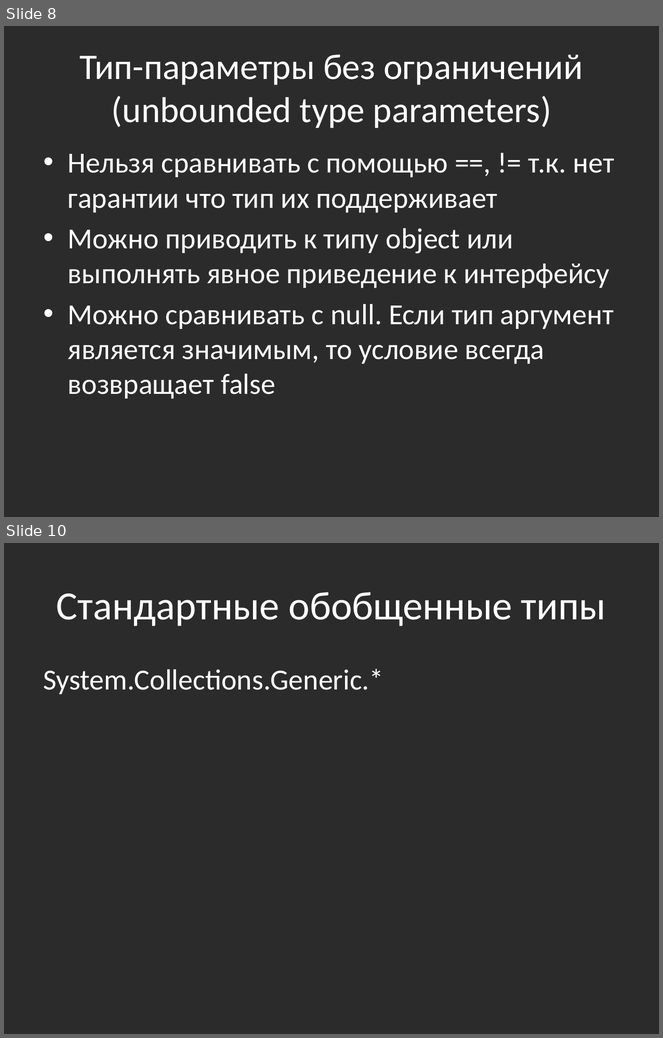
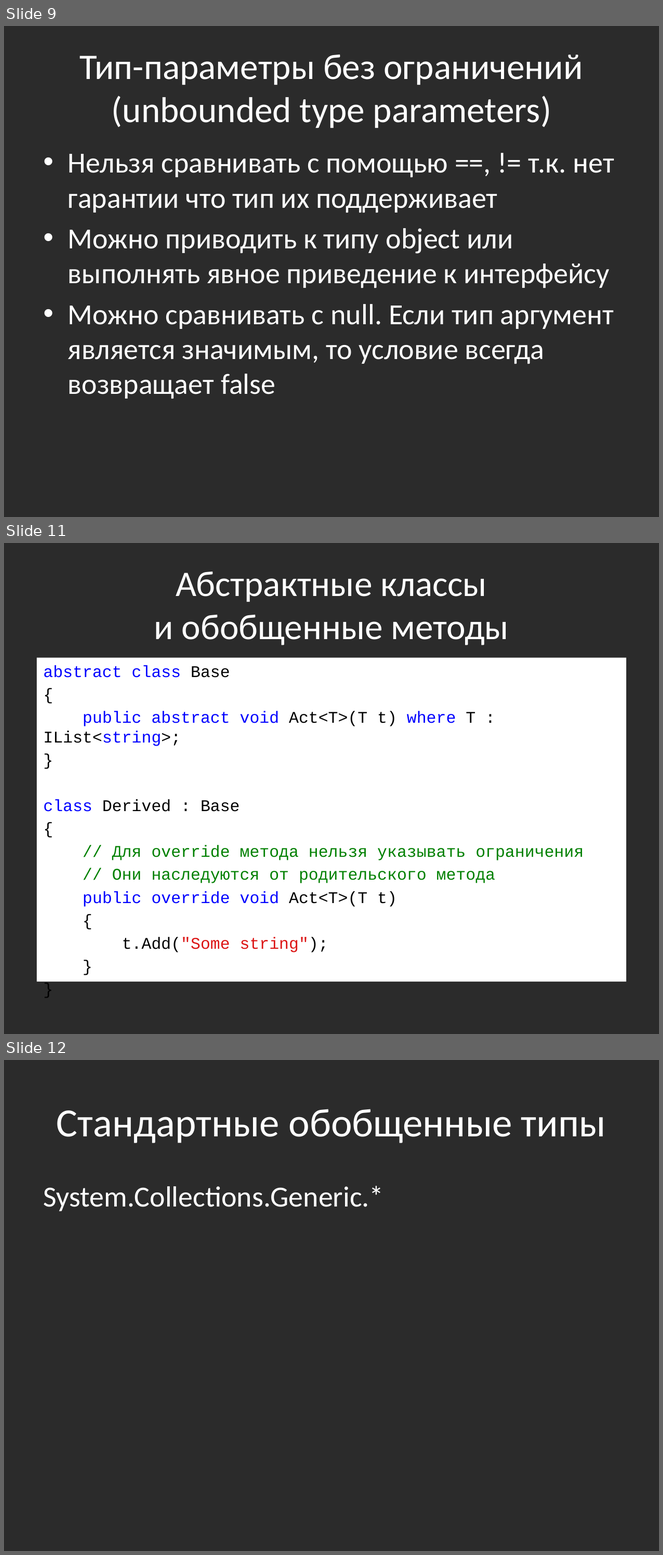
Before and after one commit to bazile/Training, a slide deck: Presentation/lesson-02-generics.pptx. Shown one above the other, each under a label of ours: slides 8 and 10 before the commit, slides 9, 11 and 12 after it; the slides between them are not shown. The pictures are 663x1038 and 663x1555 pixels, drawn with LibreOffice and Linux fonts; fonts in the diff are those of the drawing; background and template pictures are left out; a plain dark background stands for a picture behind light text. Boxes give left, top, right and bottom in pixels: in the first picture for what was removed or moved away, otherwise in the second. Text is boxed around its words. In the diff, an @@ line names an element or a change of style, - is before the commit and + after.

```diff
--- a/Presentation/lesson-02-generics.pptx
+++ b/Presentation/lesson-02-generics.pptx
@@ slide 11 added at [4,543,659,1034], background picture (left out) @@
@@ title added at [154,572,509,645], 39.6 pt, text #FFFFFF @@
+Абстрактные классы
+и обобщенные методы
@@ text added at [37,657,626,982], fill #FFFFFF, 18 pt, text #008000 @@
+abstract class Base
+{
+public abstract void Act<T>(T t) where T : IList<string>;
+}
+class Derived : Base
+{
+// Для override метода нельзя указывать ограничения
+// Они наследуются от родительского метода
+public override void Act<T>(T t)
+{
+t.Add("Some string");
+}
+}
@@ what was slide 8 is now slide 9 @@
@@ what was slide 10 is now slide 12 @@
```
Also in this commit, not shown: 1 slide changed, 3 other slides added, 1 slide removed, 10 other files.
